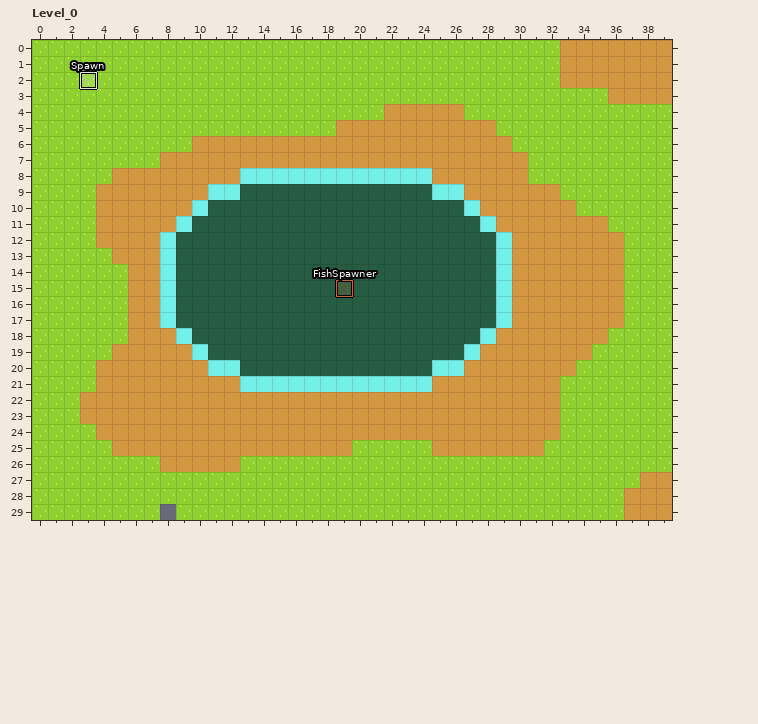
A LDtk project gets an edit: assets/world.ldtk. The picture above is the old version.
Cells are 16x16 px. Shown: Level_0 x 0..39, y 0..29.
After the commit:
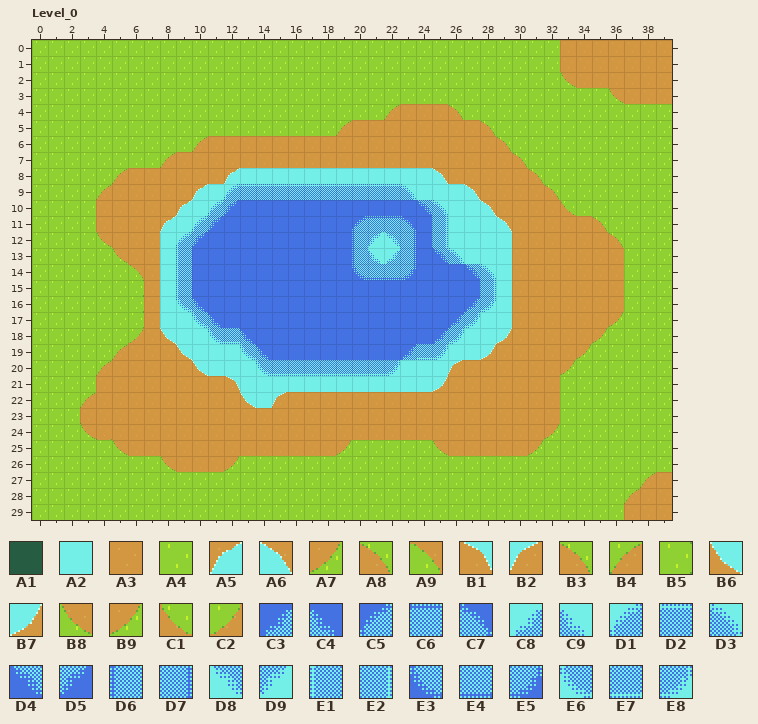
Key: from "FishSpawner": A1 1; from "TestTiles": A2 2, A3 3, A4 4, A5 27, A6 29, A7 30, A8 34, A9 39, B1 45, B2 46, B3 50, B4 51, B5 59, B6 67, B7 69, B8 72, B9 74, C1 77, C2 79, C3 80, C4 81, C5 82, C6 83, C7 84, C8 85, C9 86, D1 87, D2 88, D3 89, D4 100, D5 101, D6 102, D7 104, D8 105, D9 106, E1 107, E2 109, E3 122, E4 123, E5 124, E6 127, E7 128, E8 129.
__ is an empty cell.
Objects are placed by their top-left corner, in cells (3,4 is the top-left corner of cell 3,4); size is 1x1 cell unless given.
Tiles replaced or removed in this view: A1, A2, A3, A4.
Difference:
Changed rows in their new state; .. is an unchanged cell.
Layer "Terrain":
first column x 3:
 2 .. .. .. .. .. .. .. .. .. .. .. .. .. .. .. .. .. .. .. .. .. .. .. .. .. .. .. .. .. .. B8 .. .. .. .. ..
 3 .. .. .. .. .. .. .. .. .. .. .. .. .. .. .. .. .. .. .. .. .. .. .. .. .. .. .. .. .. .. .. .. .. B8 .. ..
 4 .. .. .. .. .. .. .. .. .. .. .. .. .. .. .. .. .. .. .. B4 .. .. .. A8 .. .. .. .. .. .. .. .. .. .. .. ..
 5 .. .. .. .. .. .. .. .. .. .. .. .. .. .. .. .. B4 .. .. .. .. .. .. .. .. A8 .. .. .. .. .. .. .. .. .. ..
 6 .. .. .. .. .. .. .. B4 .. .. .. .. .. .. .. .. .. .. .. .. .. .. .. .. .. .. A8 .. .. .. .. .. .. .. .. ..
 7 .. .. .. .. .. B4 .. .. .. .. .. .. .. .. .. .. .. .. .. .. .. .. .. .. .. .. .. A8 .. .. .. .. .. .. .. ..
 8 .. .. B4 .. .. .. .. .. .. A5 .. .. .. .. .. .. .. .. .. .. .. .. A6 .. .. .. .. .. B3 .. .. .. .. .. .. ..
 9 .. B4 .. .. .. .. .. A5 .. D1 D2 D2 D2 D2 D2 D2 D2 D2 D2 D2 D3 A2 .. .. A6 .. .. .. .. A8 .. .. .. .. .. ..
10 .. .. .. .. .. .. A5 .. D1 D5 .. .. .. .. .. .. .. .. .. .. .. D4 D3 A2 .. A6 .. .. .. .. C1 .. .. .. .. ..
11 .. .. .. .. .. A5 .. D1 D5 .. .. .. .. .. .. .. .. C5 C6 C6 C7 .. E2 A2 A2 .. A6 .. .. .. .. .. A8 .. .. ..
12 .. B8 .. .. .. .. D1 D5 .. .. .. .. .. .. .. .. .. D6 D9 D8 D7 .. E2 A2 A2 A2 .. .. .. .. .. .. .. A8 .. ..
13 .. .. B8 .. .. .. E1 .. .. .. .. .. .. .. .. .. .. D6 C9 C8 D7 .. D4 D3 A2 A2 .. .. .. .. .. .. .. .. .. ..
14 .. .. .. A9 .. .. E1 .. .. .. .. .. .. .. .. .. .. E3 E4 E4 E5 .. .. .. D4 D3 .. .. .. .. .. .. .. .. .. ..
15 .. .. .. B5 .. .. E1 .. .. .. .. .. .. .. .. .. .. .. .. .. .. .. .. .. .. E2 .. .. .. .. .. .. .. .. .. ..
16 .. .. .. B5 .. .. E6 C4 .. .. .. .. .. .. .. .. .. .. .. .. .. .. .. .. C3 E8 .. .. .. .. .. .. .. .. .. ..
17 .. .. .. B5 .. .. A2 E6 C4 .. .. .. .. .. .. .. .. .. .. .. .. .. .. C3 E8 A2 .. .. .. .. .. .. .. B9 .. ..
18 .. .. .. C2 .. B6 .. A2 E6 E7 C4 .. .. .. .. .. .. .. .. .. .. .. C3 E8 A2 .. B7 .. .. .. .. .. B9 .. .. ..
19 .. .. B4 .. .. .. B6 .. A2 A2 E6 C4 .. .. .. .. .. .. .. .. C3 E7 E8 A2 .. B7 .. .. .. .. .. B9 .. .. .. ..
20 .. B4 .. .. .. .. .. B6 .. .. A2 E6 E7 E7 E7 E7 E7 E7 E7 E8 A2 A2 .. B2 .. .. .. .. .. .. A7 .. .. .. .. ..
21 .. .. .. .. .. .. .. .. .. B1 .. .. .. .. .. .. .. .. .. .. .. .. B7 .. .. .. .. .. .. .. .. .. .. .. .. ..
22 B4 .. .. .. .. .. .. .. .. .. B6 A2 B2 .. .. .. .. .. .. .. .. .. .. .. .. .. .. .. .. .. .. .. .. .. .. ..
24 B8 .. .. .. .. .. .. .. .. .. .. .. .. .. .. .. .. .. .. .. .. .. .. .. .. .. .. .. .. A7 .. .. .. .. .. ..
25 .. .. B8 .. .. .. .. .. .. .. .. .. .. .. .. .. B9 .. .. .. .. .. B8 .. .. .. .. .. A7 .. .. .. .. .. .. ..
26 .. .. .. .. .. B8 .. .. .. B9 .. .. .. .. .. .. .. .. .. .. .. .. .. .. .. .. .. .. .. .. .. .. .. .. .. ..
27 .. .. .. .. .. .. .. .. .. .. .. .. .. .. .. .. .. .. .. .. .. .. .. .. .. .. .. .. .. .. .. .. .. .. .. B4
28 .. .. .. .. .. .. .. .. .. .. .. .. .. .. .. .. .. .. .. .. .. .. .. .. .. .. .. .. .. .. .. .. .. .. B4 ..
29 .. .. .. .. .. A4 .. .. .. .. .. .. .. .. .. .. .. .. .. .. .. .. .. .. .. .. .. .. .. .. .. .. .. .. .. ..
Layer "FishSpawner" (now hidden):
first column x 9:
 9 .. .. .. .. __ __ __ __ __ __ __ __ __ __ __ __ .. .. .. ..
10 .. .. __ __ __ __ __ __ __ __ __ __ __ __ __ __ __ __ .. ..
11 .. __ __ __ __ __ __ __ __ __ __ __ __ __ __ __ __ __ __ ..
12 __ __ __ __ __ __ __ __ __ __ __ __ __ __ __ __ __ __ __ __
13 __ __ __ __ __ __ __ __ __ __ __ __ __ __ __ __ __ __ __ __
14 __ __ __ __ __ __ __ __ __ __ __ __ __ __ __ __ __ __ __ __
15 __ __ __ __ __ __ __ __ __ __ __ __ __ __ __ __ __ __ __ __
16 __ __ __ __ __ __ __ __ __ __ __ __ __ __ __ __ __ __ __ __
17 __ __ __ __ __ __ __ __ __ __ __ __ __ __ __ __ __ __ __ __
18 .. __ __ __ __ __ __ __ __ __ __ __ __ __ __ __ __ __ __ ..
19 .. .. __ __ __ __ __ __ __ __ __ __ __ __ __ __ __ __ .. ..
20 .. .. .. .. __ __ __ __ __ __ __ __ __ __ __ __ .. .. .. ..
Layer "Objects" (now hidden):
removed: "Spawn" rectangle at 3,2
removed: "FishSpawner" rectangle at 19,15
